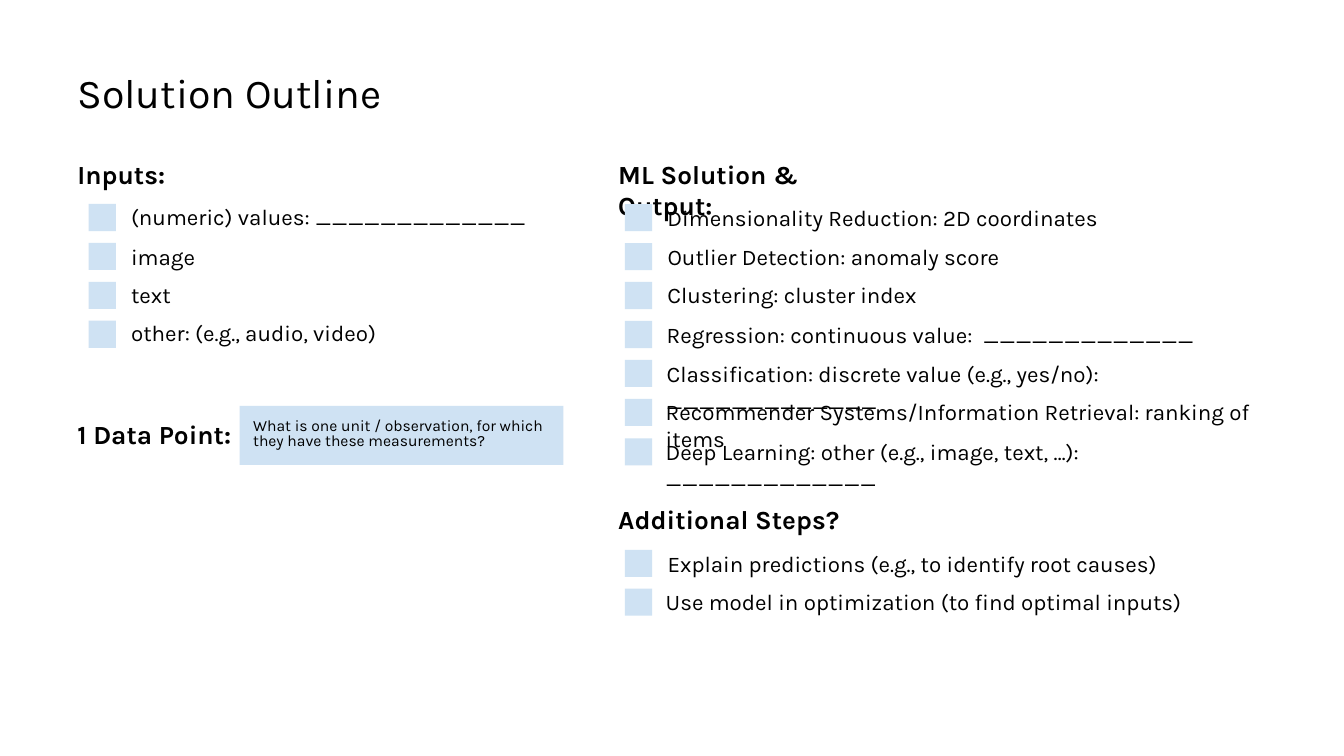
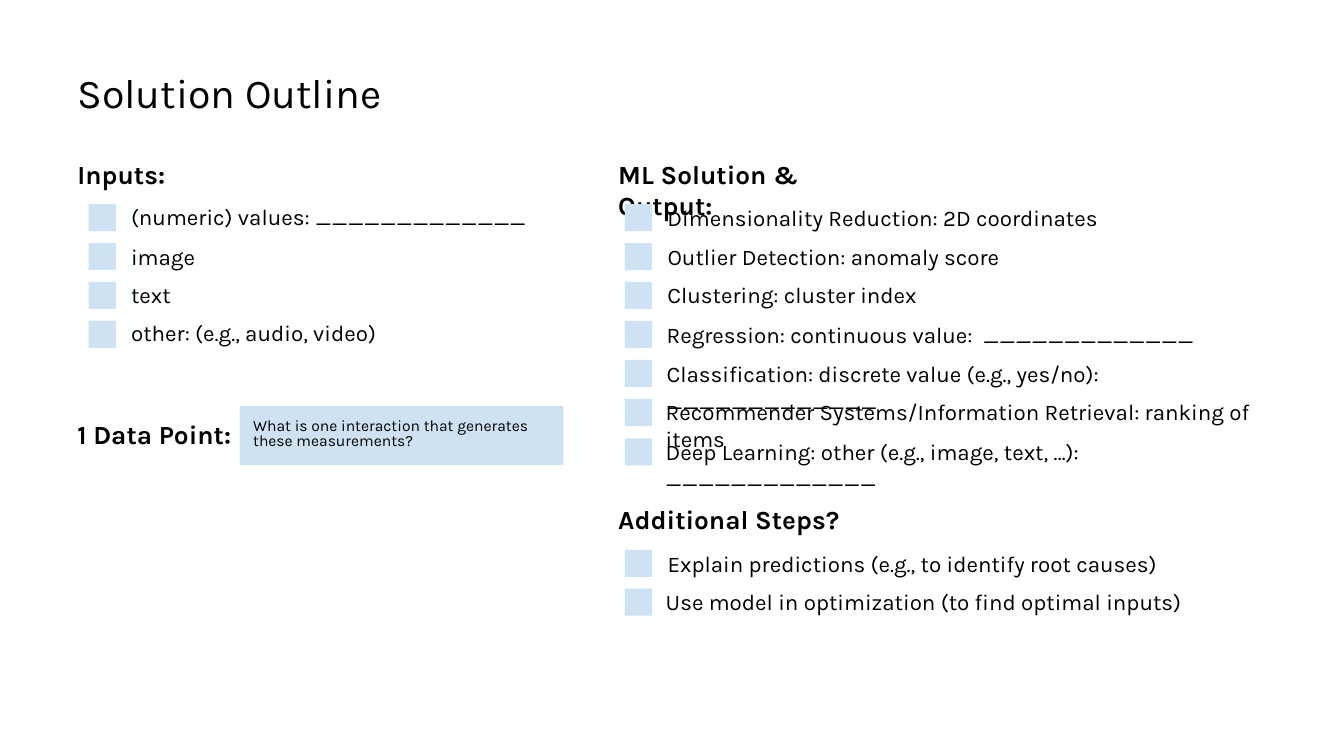
Before and after one commit to cod3licious/cod3licious.github.io, a slide deck: slide 2 of mlws_resources/exercise_industry_spotlights_template.pptx. Drawn at 1344x756 pixels with LibreOffice and Linux fonts; fonts in the diff are those of the drawing. Boxes give left, top, right and bottom in pixels: in the first picture for what was removed or moved away, otherwise in the second. Text is boxed around its words. In the diff, an @@ line names an element or a change of style, - is before the commit and + after.

```diff
--- a/mlws_resources/exercise_industry_spotlights_template.pptx
+++ b/mlws_resources/exercise_industry_spotlights_template.pptx
@@ text in rectangle at [253,420,528,446]: text changed @@
-What is one unit / observation, for which they have these measurements?
+What is one interaction that generates these measurements?
```
Also in this commit, not shown: 9 other files.
